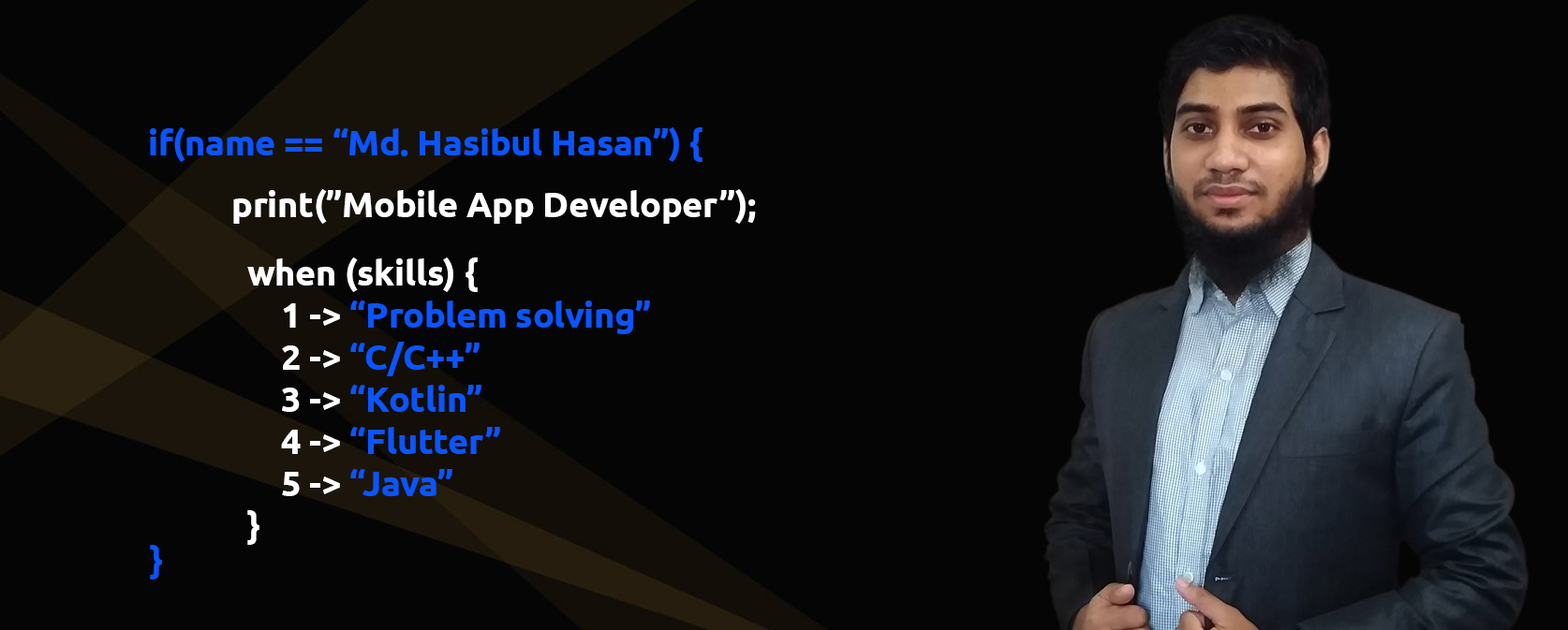
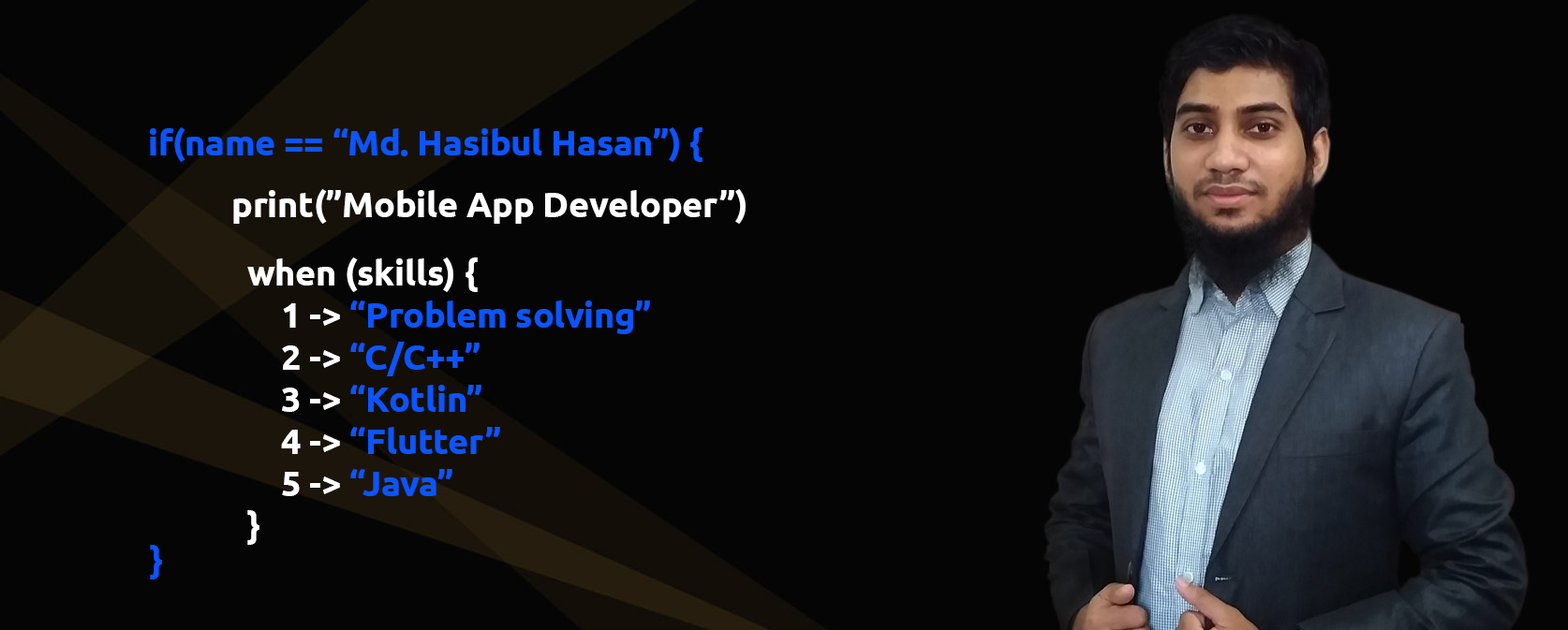
Revision of a layered w=1568, h=630 image; what changed, layer by layer:
renamed "print(”Mobile App Developer”);" to "print(”Mobile App Developer”)", painted on it over box(747, 199, 756, 223)
